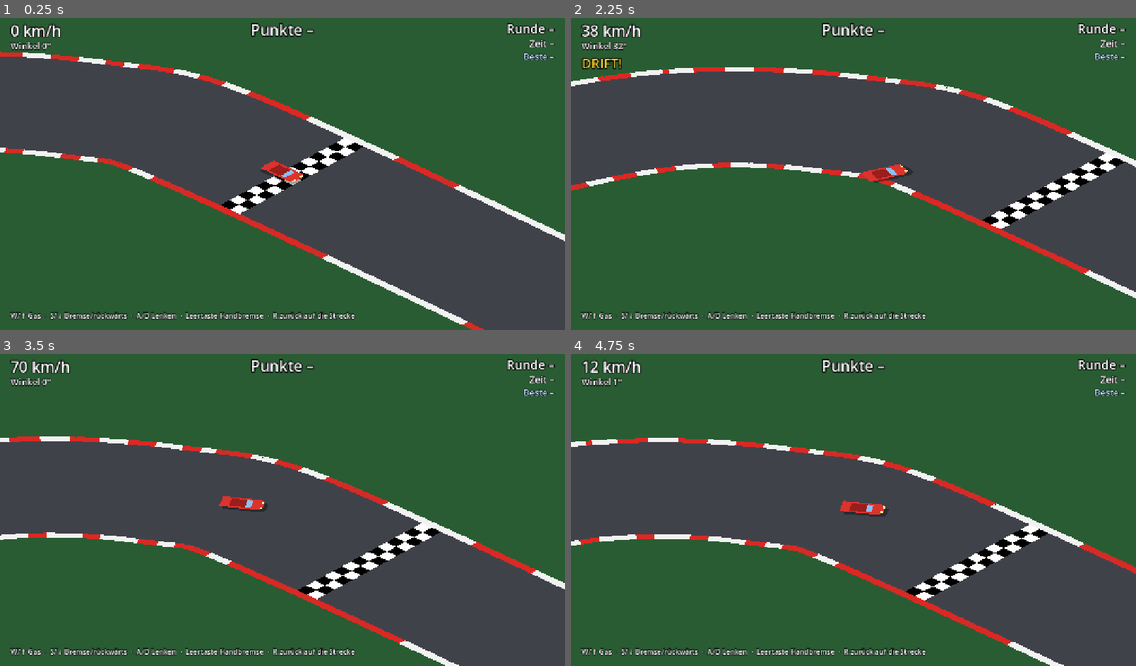
Above: before the commit, frames 1-4 (two rows, left to right).
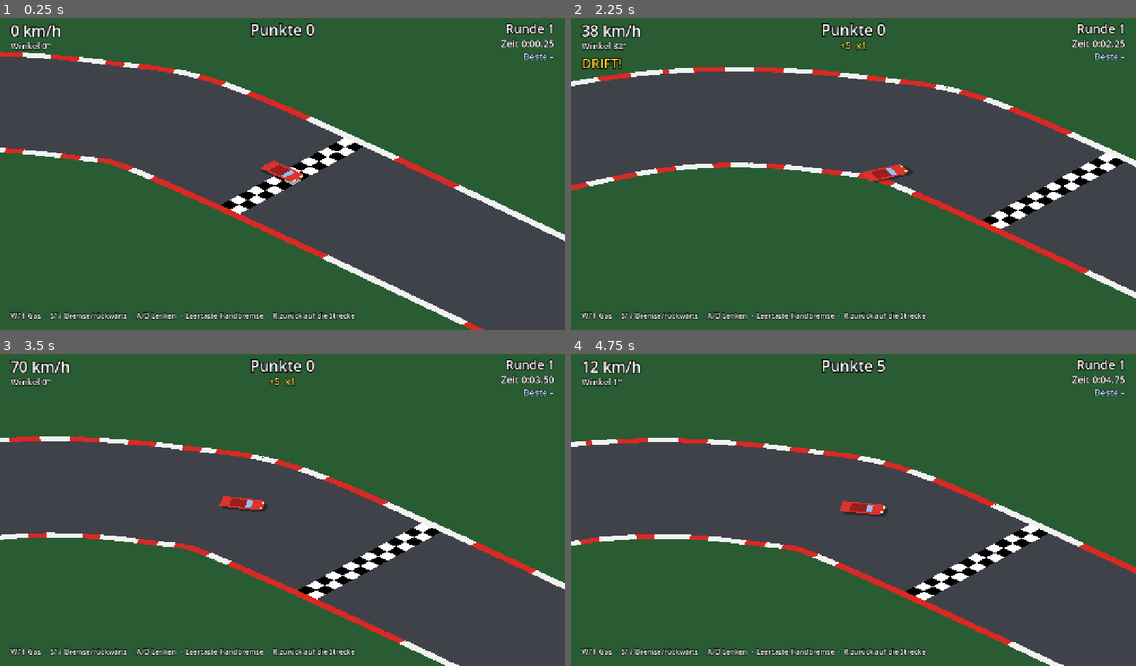
Above: after the commit, the same moments.

Repository: Mayo73/agenthub-backup
Game: Godot game, scene res://scenes/main.tscn
Same seed, same stepped clock (60 frames per second), same inputs: the game is played once before the commit and once after it.
Inputs:
- Up to frame 1 (0.25 s): no input
- Up to frame 2 (2.25 s): hold D (rechts) 0.53-1.28 s; hold S (bremse) 0.53-1.28 s; hold Down 1.28-2.03 s; tap W (gas) at 1.35 s; hold D (rechts) from 2.03 s (still down); hold Space (handbremse) from 2.03 s (still down)
- Up to frame 3 (3.5 s): release D (rechts) at 2.78 s; release Space (handbremse) at 2.78 s; hold Up from 2.78 s (still down); tap R (zuruecksetzen) at 2.85 s
- Up to frame 4 (4.75 s): release Up at 3.53 s; hold S (bremse) 3.53-4.28 s; hold A (links) from 3.53 s (still down); tap W (gas) at 4.35 s

The runs differ from the first frame. In frame 1, 0.6% of the frame differs, in the area x 44-99%, y 1-10%; in frame 2, 0.7%; in frame 3, 0.7%, in the area x 44-99%, y 1-11%; in frame 4, 0.6%.

Commit message:
T-0005: Punkte und Rundenzeiten im HUD anzeigen
Erstellt vom lokalen Agent (Modell qwen3.5:35b-a3b, Versuch 1 von 3).

Diff:
--- a/scripts/hud.gd
+++ b/scripts/hud.gd
@@ -19,3 +19,17 @@
 	speed_label.text = "%d km/h" % roundi(car.speed() / PX_PER_KMH)
 	angle_label.text = "Winkel %d°" % roundi(absf(car.slip_angle_deg()))
 	drift_label.visible = car.is_drifting()
+
+
+func show_score(scorer: DriftScorer) -> void:
+	score_label.text = "Punkte %d" % scorer.total
+	if scorer.current > 0.0:
+		combo_label.text = "+%d  x%d" % [roundi(scorer.current), scorer.combo]
+	else:
+		combo_label.text = ""
+
+
+func show_laps(timer: LapTimer) -> void:
+	lap_label.text = "Runde %d" % (timer.lap + 1)
+	time_label.text = "Zeit " + LapTimer.format_time(timer.current_time)
+	best_label.text = "Beste " + LapTimer.format_time(timer.best_lap_time)
--- a/scripts/main.gd
+++ b/scripts/main.gd
@@ -1,8 +1,9 @@
 extends Node2D
 ## Hauptszene: Steuerung anlegen, isometrische Ansicht einrichten, Auto an den Start setzen,
 ## Kamera und HUD nachführen.
+## Die Kamera schaut in Fahrtrichtung voraus (Sekunden).
 
-## Die Kamera schaut in Fahrtrichtung voraus (Sekunden).
+## Rundenzeit-Messung für Drift-Spiel
 const LOOK_AHEAD := 0.35
 
 @onready var world: Node2D = $World
@@ -10,6 +11,9 @@
 @onready var car: Node2D = $World/Car
 @onready var camera: Camera2D = $Camera2D
 @onready var hud: CanvasLayer = $HUD
+
+var scorer := DriftScorer.new()
+var lap_timer: LapTimer
 
 
 func _ready() -> void:
@@ -19,8 +23,15 @@
 	car.place_at_start()
 	camera.position = Iso.to_screen(car.physics.position)
 	camera.reset_smoothing()
+	lap_timer = LapTimer.new(track.path.length)
 
 
-func _physics_process(_delta: float) -> void:
+func _physics_process(delta: float) -> void:
 	camera.position = Iso.to_screen(car.physics.position + car.physics.velocity * LOOK_AHEAD)
 	hud.show_car(car.physics)
+
+	var pos: Vector2 = car.physics.position
+	scorer.update(delta, car.physics.slip_angle_deg(), car.physics.speed(), track.path.is_on_track(pos))
+	lap_timer.update(delta, track.path.progress_at(pos))
+	hud.show_score(scorer)
+	hud.show_laps(lap_timer)
--- /dev/null
+++ b/tests/test_main_wiring.gd
@@ -0,0 +1,20 @@
+extends "res://tests/base_test.gd"
+
+var main: Node
+
+func setup() -> void:
+	main = load("res://scenes/main.tscn").instantiate()
+	(Engine.get_main_loop() as SceneTree).root.add_child(main)
+
+
+func teardown() -> void:
+	main.free()
+	main = null
+
+
+func test_wertung_und_rundenzeit_sind_verdrahtet() -> void:
+	check(main.scorer is DriftScorer, "main.scorer ist ein DriftScorer")
+	check(main.lap_timer is LapTimer, "main.lap_timer ist ein LapTimer")
+	check_eq(main.lap_timer.track_length, main.track.path.length, "Rundenlänge = Streckenlänge")
+	check(main.hud.has_method("show_score"), "HUD hat show_score")
+	check(main.hud.has_method("show_laps"), "HUD hat show_laps")
Not shown, added: tests/test_main_wiring.gd.uid
